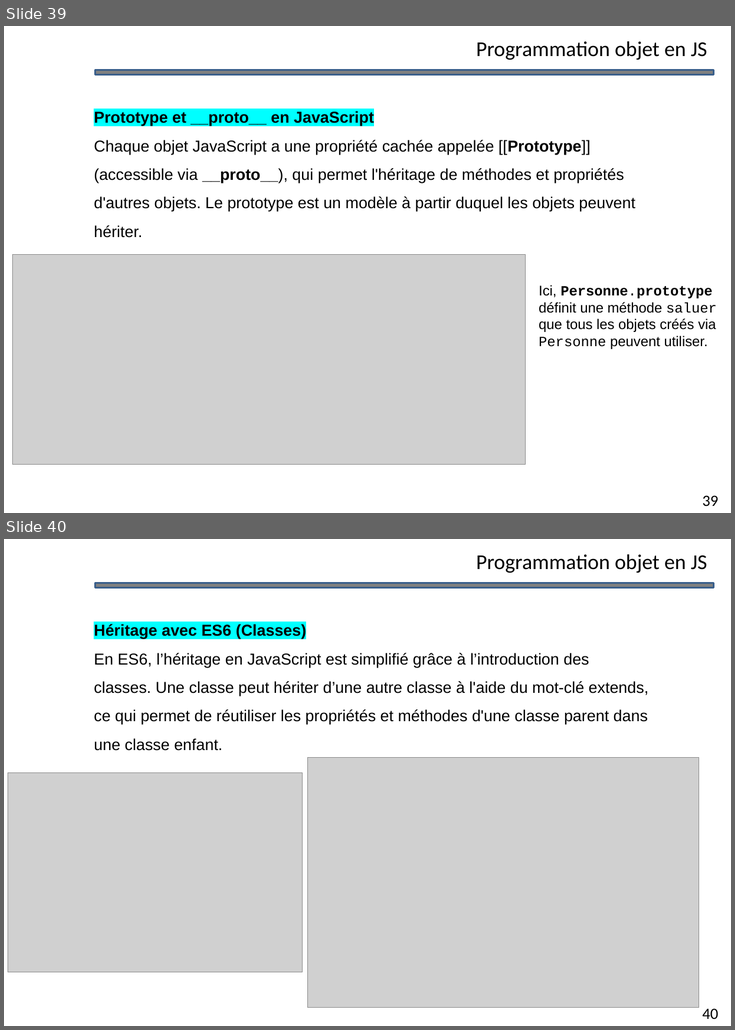
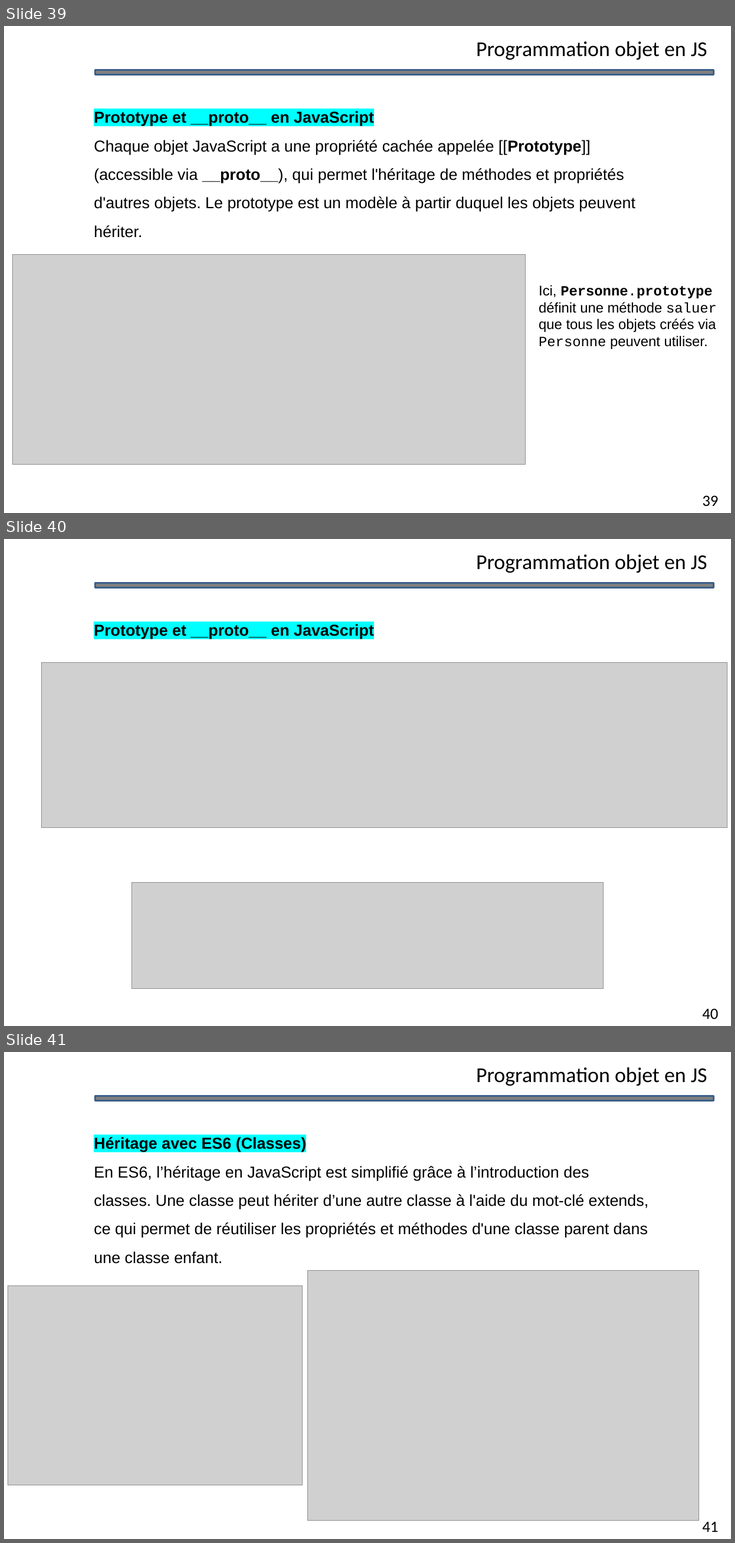
Before and after one commit to hamzaensi/jsav-12-2024, a slide deck: Formation programmation JSA - Day 1.pptx. Shown one above the other, each under a label of ours: slides 39 and 40 before the commit, slides 39, 40 and 41 after it. The pictures are 735x1030 and 735x1543 pixels, drawn with LibreOffice and Linux fonts; fonts in the diff are those of the drawing; grey boxes stand for pictures; background and template pictures are left out. Boxes give left, top, right and bottom in pixels: in the first picture for what was removed or moved away, otherwise in the second. Text is boxed around its words. In the diff, an @@ line names an element or a change of style, - is before the commit and + after.

```diff
--- a/Formation programmation JSA - Day 1.pptx
+++ b/Formation programmation JSA - Day 1.pptx
@@ slide 40 added at (4, 539, 731, 1026), background #FFFFFF; not listed: 1 template element that a slide beside it also shows @@
@@ text added at (476, 554, 707, 573), 24 pt, text #000000 @@
+Programmation objet en JS
@@ text added at (94, 624, 374, 639), 18 pt, text #000000, bold @@
+Prototype et __proto__ en JavaScript
@@ picture added at (41, 663, 727, 828) @@
@@ picture added at (131, 882, 603, 988) @@
@@ page number added at (702, 1009, 718, 1020), 17.9 pt, text #000000 @@
+40
@@ what was slide 40 is now slide 41 @@
@@ page number at (702, 1522, 718, 1532): text changed @@
-40
+41
```
Also in this commit, not shown: 1 slide changed, 1 other slide added, 32 other files.
